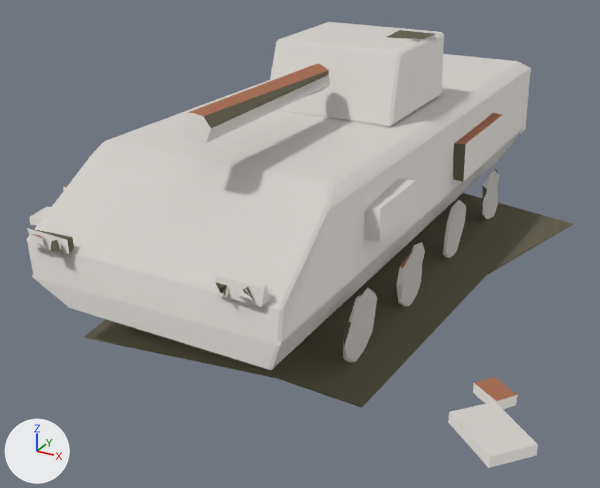
An edit to the FBX model entregas/teo-modelado/restos-k8-7nov/SM_RestosDragon_v0_LOD1.fbx, drawn before and after from the same camera.
The view is the same before and after, from a 50 mm camera at (4.69, -9.42, 4.68) aimed at (-0.28, -0.38, 0.16). Arrows for +X, +Y and +Z are at lower left; the lights stay in place. The older version comes first. Where no turn or scale is listed for an object, it has been applied to the vertices.

Script lines for the objects in view, before the commit:
```python
me_sm_bloques_restos_dragon_v0_lod1_001 = bpy.data.meshes.new('SM_bloques.restos_dragon_v0_LOD1.001')
me_sm_bloques_restos_dragon_v0_lod1_001.from_pydata(...)  # 472 vertices, 490 faces; spans x -4.79..3.64, y -4.07..4.29, z 0.0..2.9
me_sm_bloques_restos_dragon_v0_lod1_001.materials.append(mat_mat_paleta32)  # picture img_t_paleta32_png
ob_sm_bloques_restos_dragon_v0_lod1 = bpy.data.objects.new('SM_bloques.restos_dragon_v0_LOD1', me_sm_bloques_restos_dragon_v0_lod1_001)
ob_sm_bloques_restos_dragon_v0_lod1.location = (0.0, 0.0, 0.0)
```
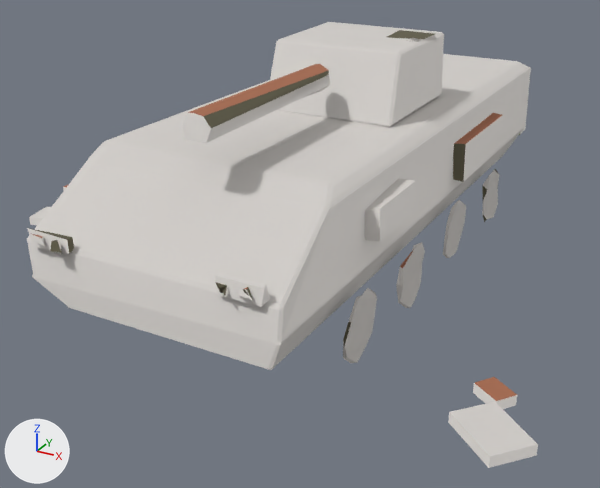
Boxes (x1, y1, x2, y2) around the edits, measured in the pictures (600 x 488 px):
```json
{"object": "SM_bloques.restos_dragon_v0_LOD1", "change": "reshaped", "before": [27, 22, 573, 468], "after": [27, 22, 538, 468], "on screen": "6% narrower"}
{"part": 1, "of": "me_sm_bloques_restos_dragon_v0_lod1_001", "change": "deleted", "before": [85, 208, 451, 378]}
{"part": 2, "of": "me_sm_bloques_restos_dragon_v0_lod1_001", "change": "deleted", "before": [447, 193, 573, 275], "on screen": "brown"}
{"part": 3, "of": "me_sm_bloques_restos_dragon_v0_lod1_001", "change": "deleted", "before": [124, 210, 530, 408], "on screen": "brown"}
```

The change, as JSON lines over the scene's bpy script:
```json
{"block": "me_sm_bloques_restos_dragon_v0_lod1_001", "where": "# used by ob_sm_bloques_restos_dragon_v0_lod1; location = (0.0, 0.0, 0.0)"}
{"op": "remove", "block": "me_sm_bloques_restos_dragon_v0_lod1_001", "code": "me_sm_bloques_restos_dragon_v0_lod1_001.from_pydata(...)  # 472 vertices, 490 faces; spans x -4.79..3.64, y -4.07..4.29, z 0.0..2.9"}
{"op": "add", "block": "me_sm_bloques_restos_dragon_v0_lod1_001", "code": "me_sm_bloques_restos_dragon_v0_lod1_001.from_pydata(...)  # 448 vertices, 472 faces; spans x -4.79..3.64, y -4.07..4.29, z 0.0..2.9"}
{"block": "me_sm_bloques_restos_dragon_v0_lod1_001", "change": "me_sm_bloques_restos_dragon_v0_lod1_001 part 1: the loose piece of 8 vertices spanning x -2.02..1.8, y -3.52..2.2, z 0.01..0.03 is deleted"}
{"block": "me_sm_bloques_restos_dragon_v0_lod1_001", "change": "me_sm_bloques_restos_dragon_v0_lod1_001 part 2: the loose piece of 8 vertices spanning x -1.6..2.74, y -2.66..3.27, z 0.0..0.02 is deleted"}
{"block": "me_sm_bloques_restos_dragon_v0_lod1_001", "change": "me_sm_bloques_restos_dragon_v0_lod1_001 part 3: the loose piece of 8 vertices spanning x -1.05..2.24, y -3.26..2.11, z 0.02..0.04 is deleted"}
```
